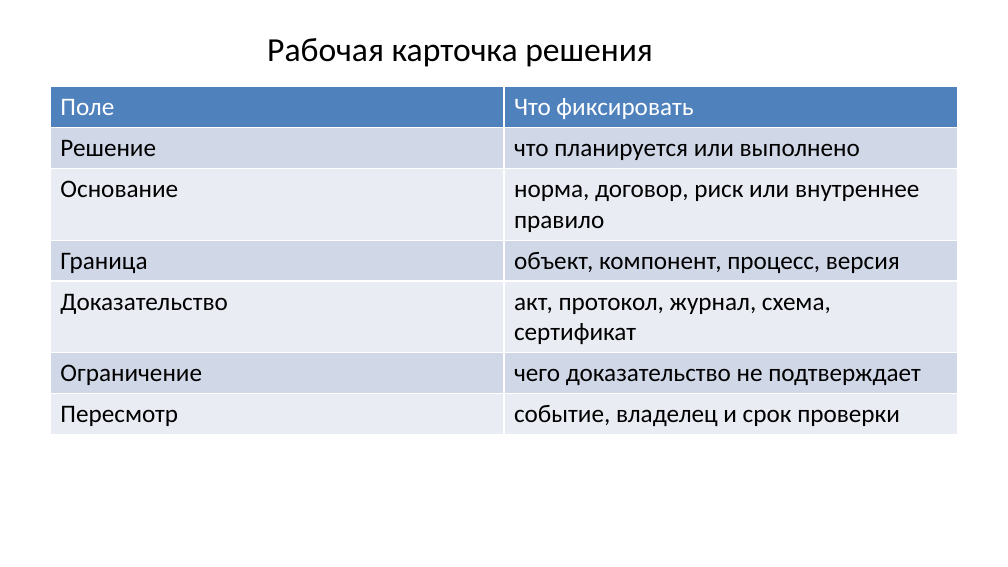
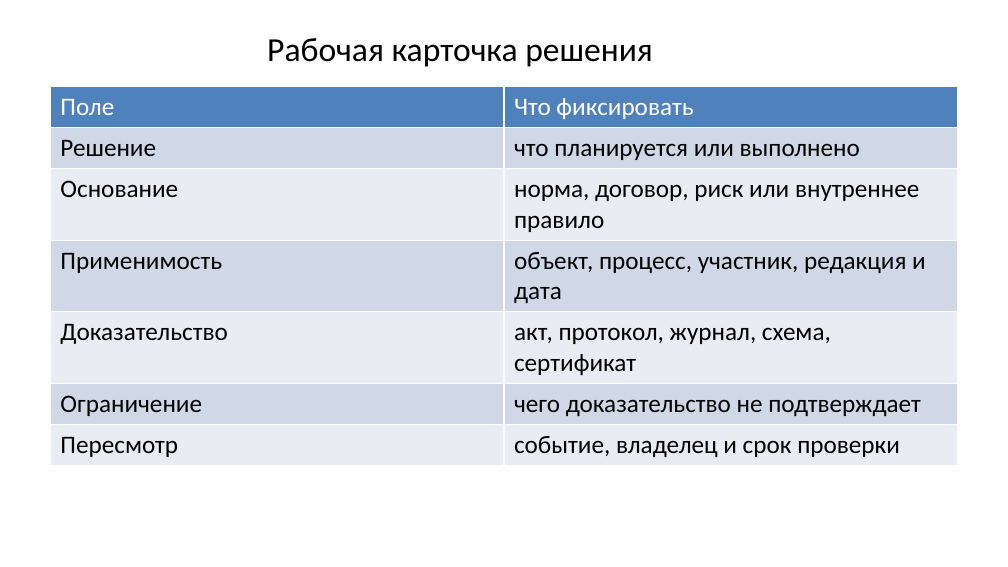
Before and after one commit to arasskazov/IFTIS-KII-2026, a slide deck: slide 21 of Lec_1_Модуль 1_1_Слайд-конспект.pptx (slide 10 before the commit). Drawn at 1008x567 pixels with LibreOffice and Linux fonts; fonts in the diff are those of the drawing; background and template pictures are left out. Boxes give left, top, right and bottom in pixels: in the first picture for what was removed or moved away, otherwise in the second. Text is boxed around its words. In the diff, an @@ line names an element or a change of style, - is before the commit and + after.

```diff
--- a/Lec_1_Модуль 1_1_Слайд-конспект.pptx
+++ b/Lec_1_Модуль 1_1_Слайд-конспект.pptx
@@ table at (x1=50, y1=87, x2=958, y2=505) @@
-row 4, column 1: Граница
+row 4, column 1: Применимость
-row 4, column 2: объект, компонент, процесс, версия
+row 4, column 2: объект, процесс, участник, редакция и дата
```
Also in this commit, not shown: 6 other slides changed, 23 slides added, 2 slides removed.
